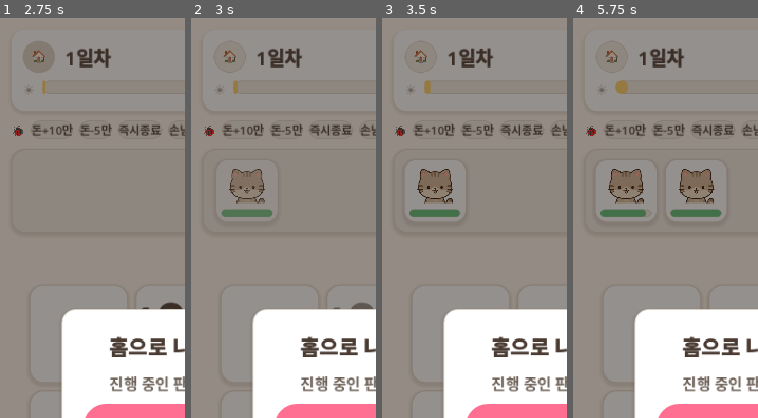
Above: before the commit, frames 1-4 (left to right).
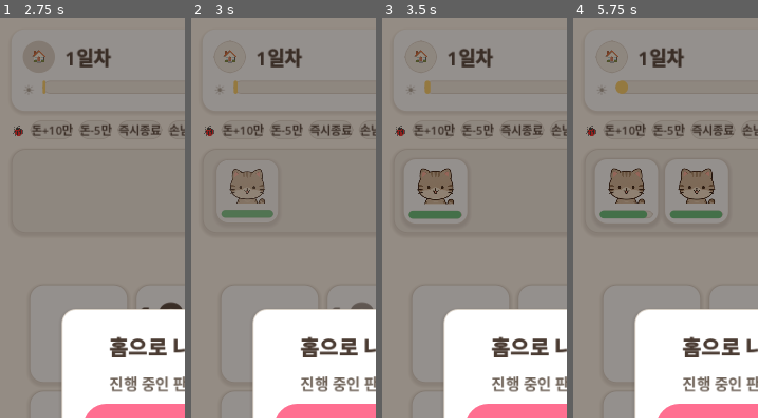
Above: after the commit, the same moments.

Repository: yellyB/game-slot-kitchen
Game: Godot game, scene res://scenes/Main.tscn
Same seed, same stepped clock (60 frames per second), same inputs: the game is played once before the commit and once after it. Sound files missing from this copy of the repository are replaced by a short silence.
Inputs:
- Up to frame 1 (2.75 s): click "손님내보냄" at 0.5 s; click "시작" at 1.25 s; click "🏠" at 2 s
- Up to frame 2 (3 s): click "돈+10만" at 2.75 s
- Up to frame 3 (3.5 s): no input
- Up to frame 4 (5.75 s): click "돈-5만" at 3.5 s; click "🏬" at 4.25 s; click "🗑️" at 5 s
The pictures show only the part of the screen within x 0-50%, y 0-50%; the shares and areas given below are measured in that part.

Frame 1 is identical in both runs. In frame 2, 0.3% of the frame differs, in the area x 16-45%, y 37-50%; in frame 3, 0.9%; in frame 4, 1.4%, in the area x 11-84%, y 35-51%.

Commit message:
손님 카드에 은은한 콩콩(scale 펄스) 추가 — 탭 가능함을 알리는 신호
말풍선은 넣지 않고 콩콩만. scale 기반이라 큐 레이아웃 위치와 충돌 없음.
접수/이탈 시 펄스 정지.

Co-Authored-By: Claude Opus 4.8 (1M context) <noreply@anthropic.com>

Diff:
--- a/scripts/customer.gd
+++ b/scripts/customer.gd
@@ -1,7 +1,8 @@
 class_name Customer
 extends PanelContainer
-## 대기열(큐)의 손님. 메뉴 비공개 — "뭔가 원함(💭)" + 주문확인 버튼(📋)만.
-## 주문 확인 → 슬롯에 주문 카드 생성, 손님은 큐에서 사라짐(주문 카드로 "이동").
+## 대기열(큐)의 손님. 메뉴 비공개 — 원하는 메뉴는 안 보여줌.
+## 카드 전체 탭 = 주문 접수(버튼 없음). 은은한 콩콩으로 "누를 수 있음"을 알림.
+## 접수 → 슬롯에 주문 카드 생성, 손님은 큐에서 사라짐(주문 카드로 "이동").
 ## 인내심(주문 대기)은 여기서만 닳음. 0이면 퇴장. 음식 대기는 OrderCard 담당. [[two-phase-patience]]
 
 signal confirm_pressed(customer: Customer)
@@ -18,6 +19,7 @@
 var _fill := Palette.SUCCESS
 var _gauge: ProgressBar
 var _slide_tw: Tween   # 등장 슬라이드 — 즉시 접수(dismiss) 시 죽여야 페이드인이 안 덮음
+var _pulse_tw: Tween   # 은은한 콩콩(누를 수 있음 신호). 접수·이탈 시 정지.
 
 func setup(id: String) -> void:
 	recipe_id = id
@@ -75,6 +77,7 @@
 	set_process(false)
 	if _slide_tw != null and _slide_tw.is_valid():
 		_slide_tw.kill()                          # 등장 페이드인 중단(안 그러면 a=0을 덮어씀)
+	_stop_pulse()
 	modulate.a = 0.0                              # 레이아웃 자리 유지(visible=false와 달리 공간 남김)
 	mouse_filter = Control.MOUSE_FILTER_IGNORE   # 접수 후 추가 탭 차단
 
@@ -97,6 +100,7 @@
 		return
 	_done = true
 	set_process(false)
+	_stop_pulse()
 	expired.emit(self)
 
 
@@ -113,6 +117,24 @@
 	tw.set_parallel(true)
 	tw.tween_property(self, "position", target, 0.28).set_trans(Tween.TRANS_CUBIC).set_ease(Tween.EASE_OUT)
 	tw.tween_property(self, "modulate:a", 1.0, 0.2)
+	_start_idle_pulse()
+
+
+## 은은한 콩콩 — "누를 수 있음" 신호. scale라 큐 레이아웃 위치와 충돌 없음.
+func _start_idle_pulse() -> void:
+	if _done or not is_inside_tree():
+		return
+	pivot_offset = size * 0.5
+	_pulse_tw = create_tween().set_loops()
+	_pulse_tw.tween_property(self, "scale", Vector2(1.05, 1.05), 0.55).set_trans(Tween.TRANS_SINE)
+	_pulse_tw.tween_property(self, "scale", Vector2.ONE, 0.55).set_trans(Tween.TRANS_SINE)
+
+
+func _stop_pulse() -> void:
+	if _pulse_tw != null and _pulse_tw.is_valid():
+		_pulse_tw.kill()
+	_pulse_tw = null
+	scale = Vector2.ONE
 
 
 func _process(delta: float) -> void:
@@ -130,6 +152,7 @@
 	if _time_left <= 0.0:
 		_done = true
 		set_process(false)
+		_stop_pulse()
 		expired.emit(self)
 
 
